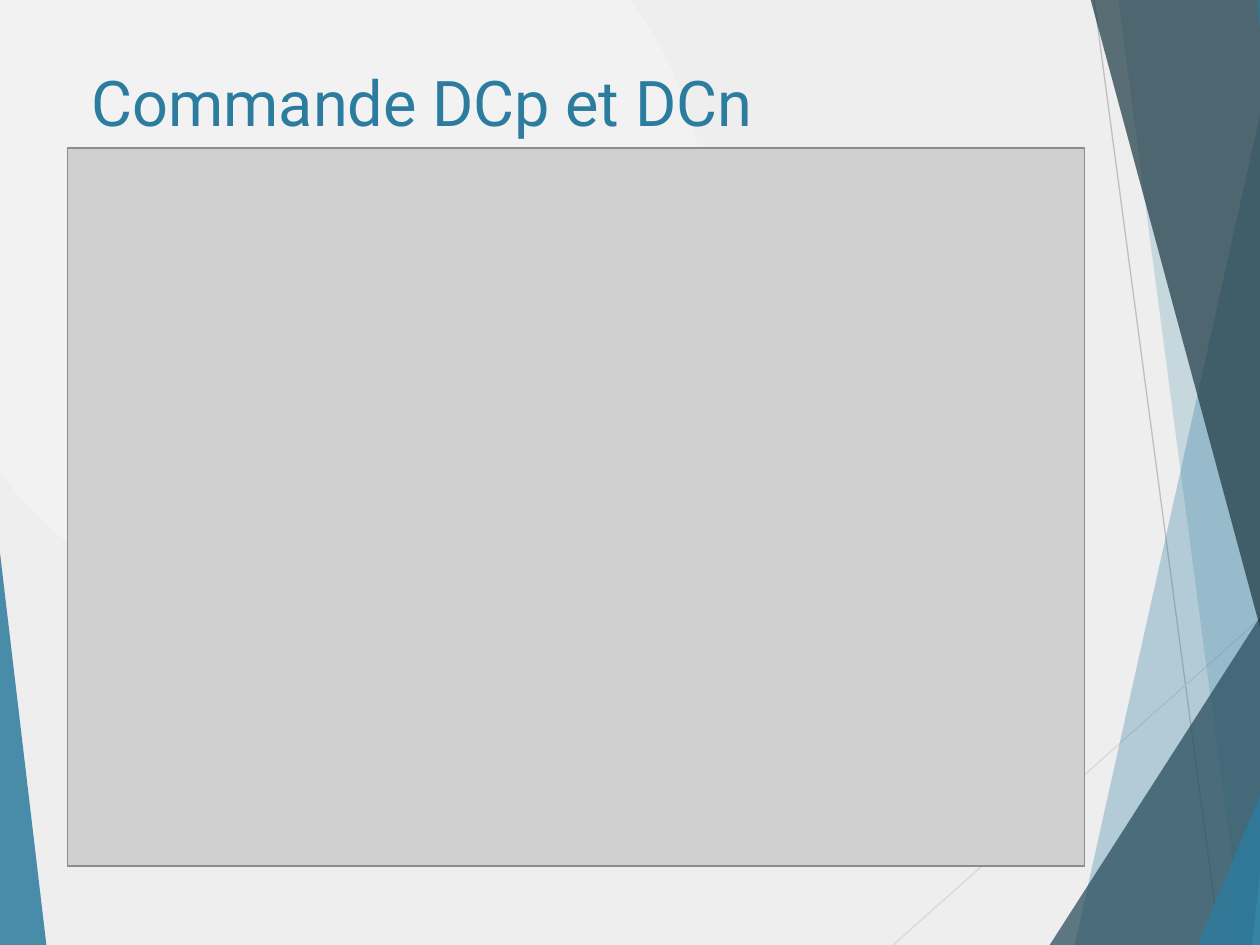
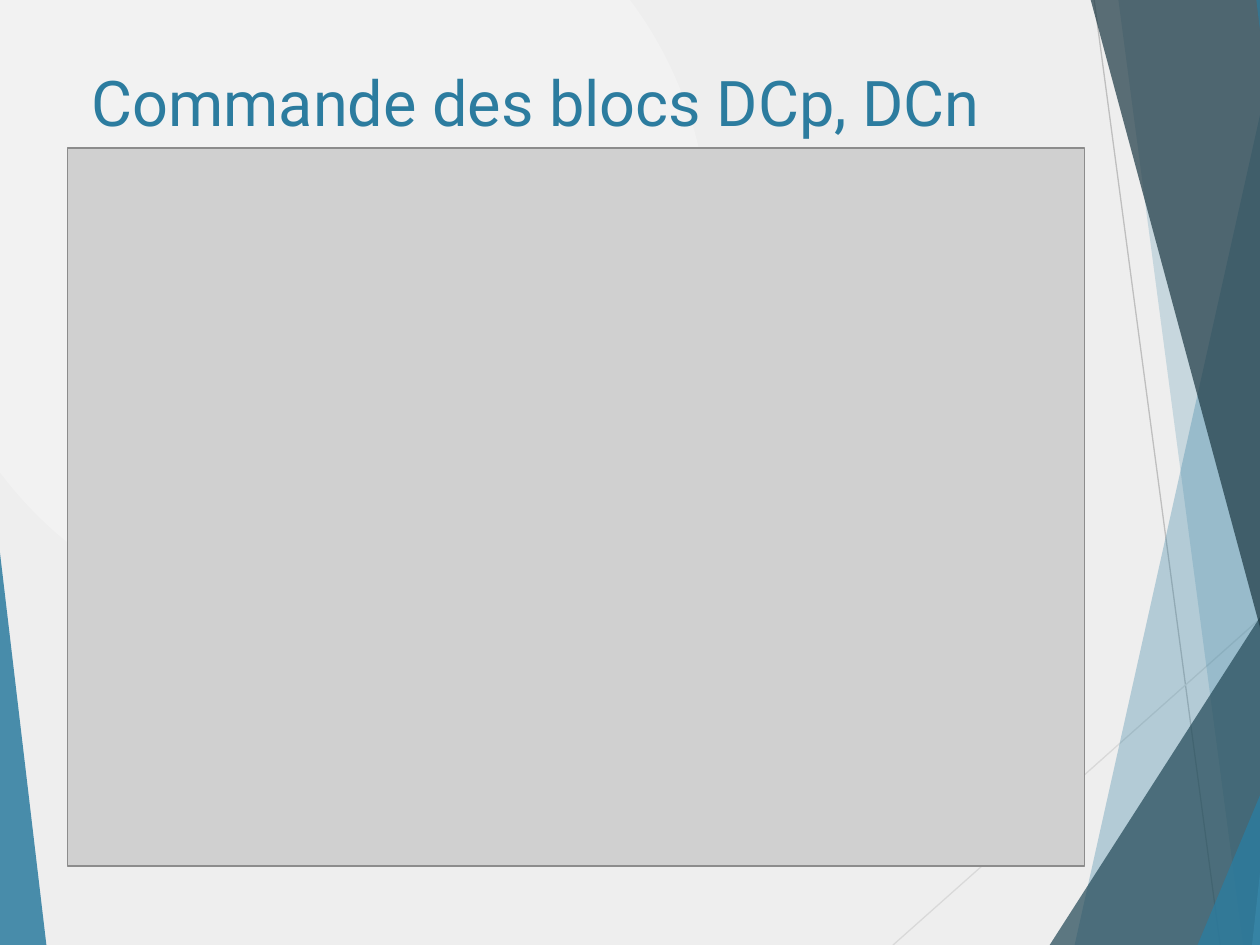
Before and after one commit to danthib76/DesignIV, a slide deck: slide 15 of Remise/Remise 2/Presentation_Remise_2.pptx (slide 12 before the commit). Drawn at 1260x945 pixels with LibreOffice and Linux fonts; fonts in the diff are those of the drawing; grey boxes stand for pictures. Boxes give left, top, right and bottom in pixels: in the first picture for what was removed or moved away, otherwise in the second. Text is boxed around its words. In the diff, an @@ line names an element or a change of style, - is before the commit and + after.

```diff
--- a/Remise/Remise 2/Presentation_Remise_2.pptx
+++ b/Remise/Remise 2/Presentation_Remise_2.pptx
@@ title at box(92, 78, 980, 139): text changed @@
-Commande DCp et DCn
+Commande des blocs DCp, DCn
```
Also in this commit, not shown: 9 other slides changed, 16 slides added, 5 slides removed.
